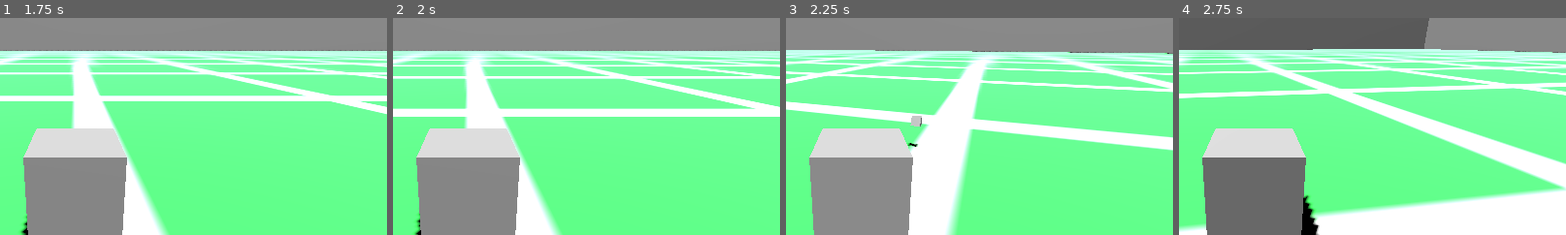
Above: before the commit, frames 1-4 (left to right).
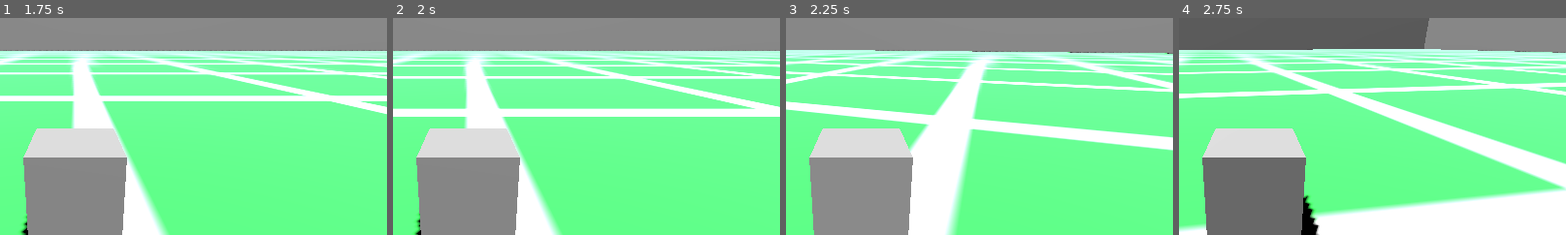
Above: after the commit, the same moments.

Repository: cgmpresser/SubHunt
Game: Godot game, scene res://Scenes/main.tscn
The game is run twice, just before and just after one commit, with the same random seed, the same clock (stepped at 60 frames per second) and the same inputs. Sound files missing from this copy of the repository are replaced by a short silence.
Inputs:
- Up to frame 1 (1.75 s): tap Enter at 0.5 s; hold C (camera_toggle) 0.53-1.28 s; hold Up (ui_up) from 0.53 s (still down); tap Space (shoot_torpedo) at 1.35 s
- Up to frame 2 (2 s): keep holding Up (ui_up)
- Up to frame 3 (2.25 s): release Up (ui_up) at 2.03 s; hold Left (ui_left) from 2.03 s (still down); hold S (sonar_ping) from 2.03 s (still down)
- Up to frame 4 (2.75 s): keep holding Left (ui_left); keep holding S (sonar_ping)
The pictures show only the part of the screen within x 40-90%, y 23-73%; the shares and areas given below are measured in that part.

Frames 1-2 are identical in both runs. In frame 3, 0.2% of the frame differs, in the area x 31-36%, y 45-60%; in frame 4, nothing differs.

Commit message:
Torpedo_Report
Status from torpedo damage announced, and signals sent to the game.

Diff:
--- a/Scenes/target.tscn
+++ b/Scenes/target.tscn
@@ -1,8 +1,9 @@
-[gd_scene load_steps=6 format=3 uid="uid://cchho06uvplbj"]
+[gd_scene load_steps=7 format=3 uid="uid://cchho06uvplbj"]
 
 [ext_resource type="Script" path="res://Scripts/target.gd" id="1_3hny6"]
 [ext_resource type="AudioStream" uid="uid://bn1a1etet0y18" path="res://Audio/sonarping-short.ogg" id="1_o8thd"]
 [ext_resource type="AudioStream" uid="uid://dhl0d4wb0w4ea" path="res://Audio/Chunky_Explosion.ogg" id="3_ast5x"]
+[ext_resource type="AudioStream" uid="uid://djsnx0vrehaqs" path="res://Audio/underwater_engine.ogg" id="4_iqis1"]
 
 [sub_resource type="SphereMesh" id="SphereMesh_ejb61"]
 
@@ -35,6 +36,12 @@
 wait_time = 2.0
 one_shot = true
 
+[node name="RunningSound" type="AudioStreamPlayer3D" parent="."]
+stream = ExtResource("4_iqis1")
+volume_db = -10.48
+autoplay = true
+parameters/looping = true
+
 [connection signal="body_entered" from="." to="." method="_on_body_entered"]
 [connection signal="finished" from="ExplodeSound" to="." method="_on_explode_sound_finished"]
 [connection signal="timeout" from="Timer" to="." method="_on_timer_timeout"]
--- a/Scripts/player.gd
+++ b/Scripts/player.gd
@@ -30,7 +30,7 @@
 
 func health_status():
 	var dmg_pct = int(100 - 100*health/max_health)
-	TTS_Speaker.speak_text("Damage at " + str(dmg_pct) + " percent.")
+	TTS_Speaker.speak_text("Damage at " + str(dmg_pct) + " percent.", false)
 
 func _on_hit_zone_body_entered(body: Node3D) -> void:
 	if body.is_in_group("TorpedoGroup"):
@@ -40,3 +40,4 @@
 			damaged.emit(health)
 		else:
 			health_status()
+		body.queue_free()
--- a/Scripts/tts_speaker.gd
+++ b/Scripts/tts_speaker.gd
@@ -16,7 +16,8 @@
 	pass
 
 
-func speak_text(text="Hello there."):
+func speak_text(text="Hello there.", interrupt=true):
 	#stop the old one
-	DisplayServer.tts_stop()
+	if interrupt:
+		DisplayServer.tts_stop()
 	DisplayServer.tts_speak(text, voice_str, voice_volume, pitch, rate)
Not shown, added: Audio/underwater_engine.ogg.import
Not shown, added: Audio/underwater_engine.ogg
